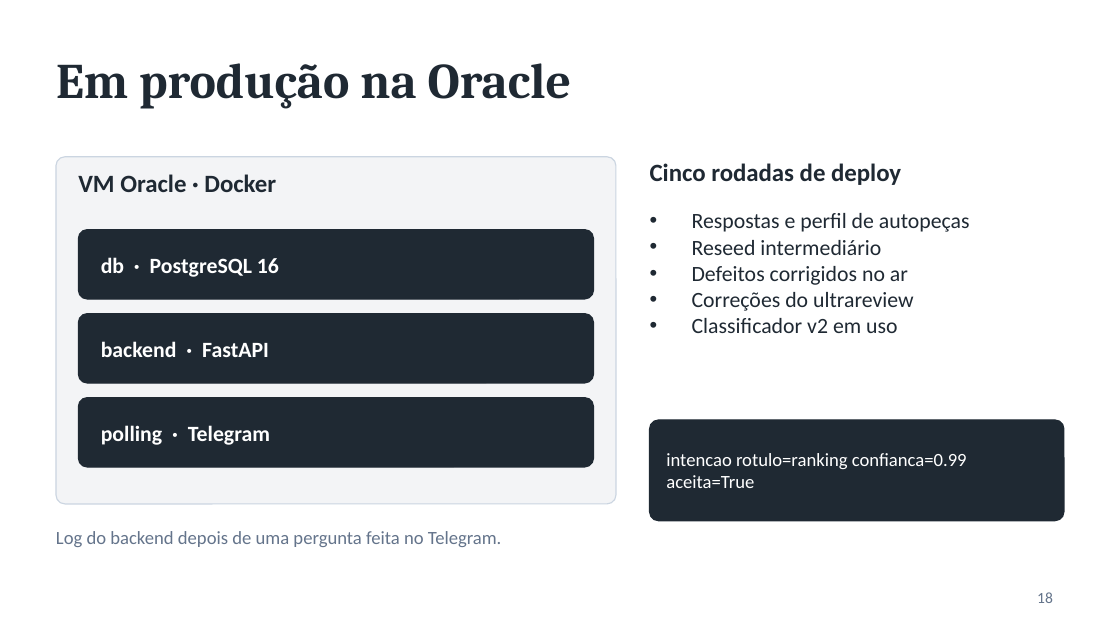
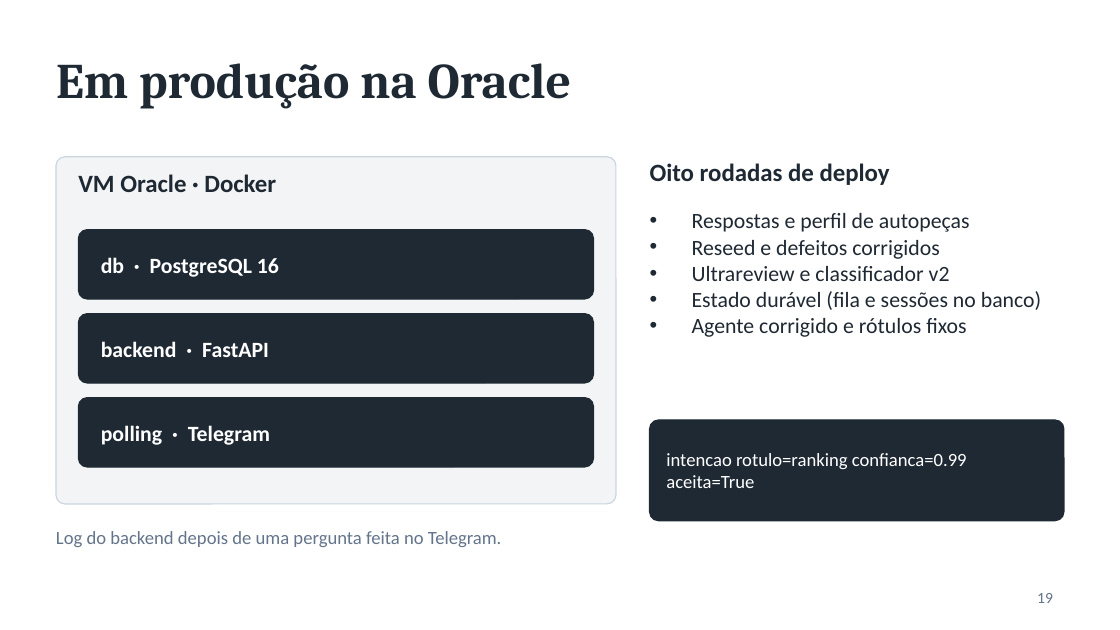
Before and after one commit to arthurhassuma/Asst.-Conversacional-de-BI-via-Aplicativo-de-Mensagens-com-IA, a slide deck: slide 19 of docs/entregaveis/apresentacao-projeto.pptx (slide 18 before the commit). Drawn at 1120x630 pixels with LibreOffice and Linux fonts; fonts in the diff are those of the drawing. Boxes give left, top, right and bottom in pixels: in the first picture for what was removed or moved away, otherwise in the second. Text is boxed around its words. In the diff, an @@ line names an element or a change of style, - is before the commit and + after.

```diff
--- a/docs/entregaveis/apresentacao-projeto.pptx
+++ b/docs/entregaveis/apresentacao-projeto.pptx
@@ text at bbox=[650, 163, 890, 185]: text changed @@
-Cinco rodadas de deploy
+Oito rodadas de deploy
@@ text at bbox=[692, 240, 1041, 337]: text changed @@
-• Reseed intermediário
-• Defeitos corrigidos no ar
-• Correções do ultrareview
-• Classificador v2 em uso
+• Reseed e defeitos corrigidos
+• Ultrareview e classificador v2
+• Estado durável (fila e sessões no banco)
+• Agente corrigido e rótulos fixos
@@ page number at bbox=[1037, 593, 1053, 603]: text changed @@
-18
+19
```
Also in this commit, not shown: 4 other slides changed, 1 slide added, 7 other files.
